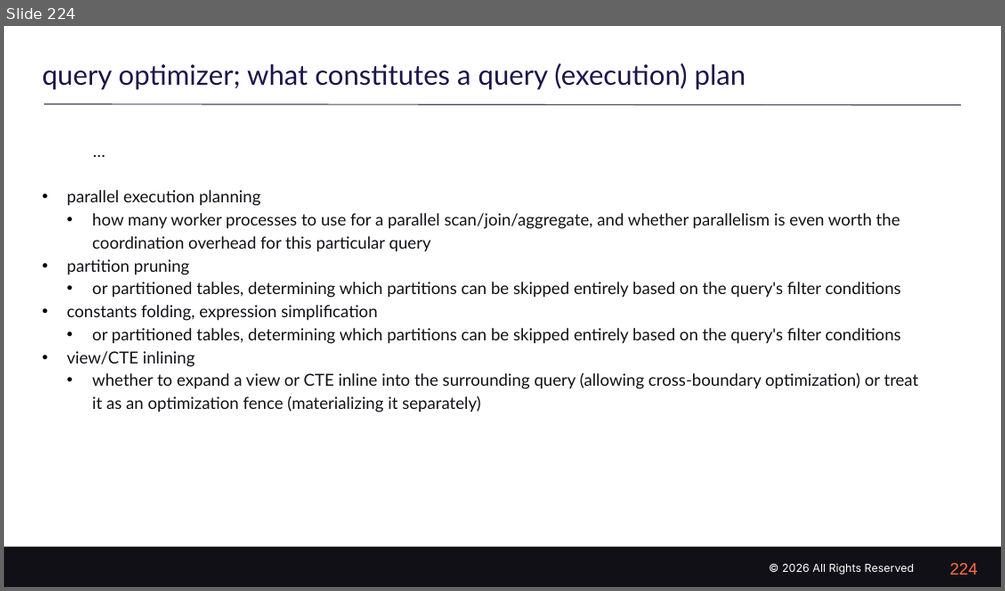
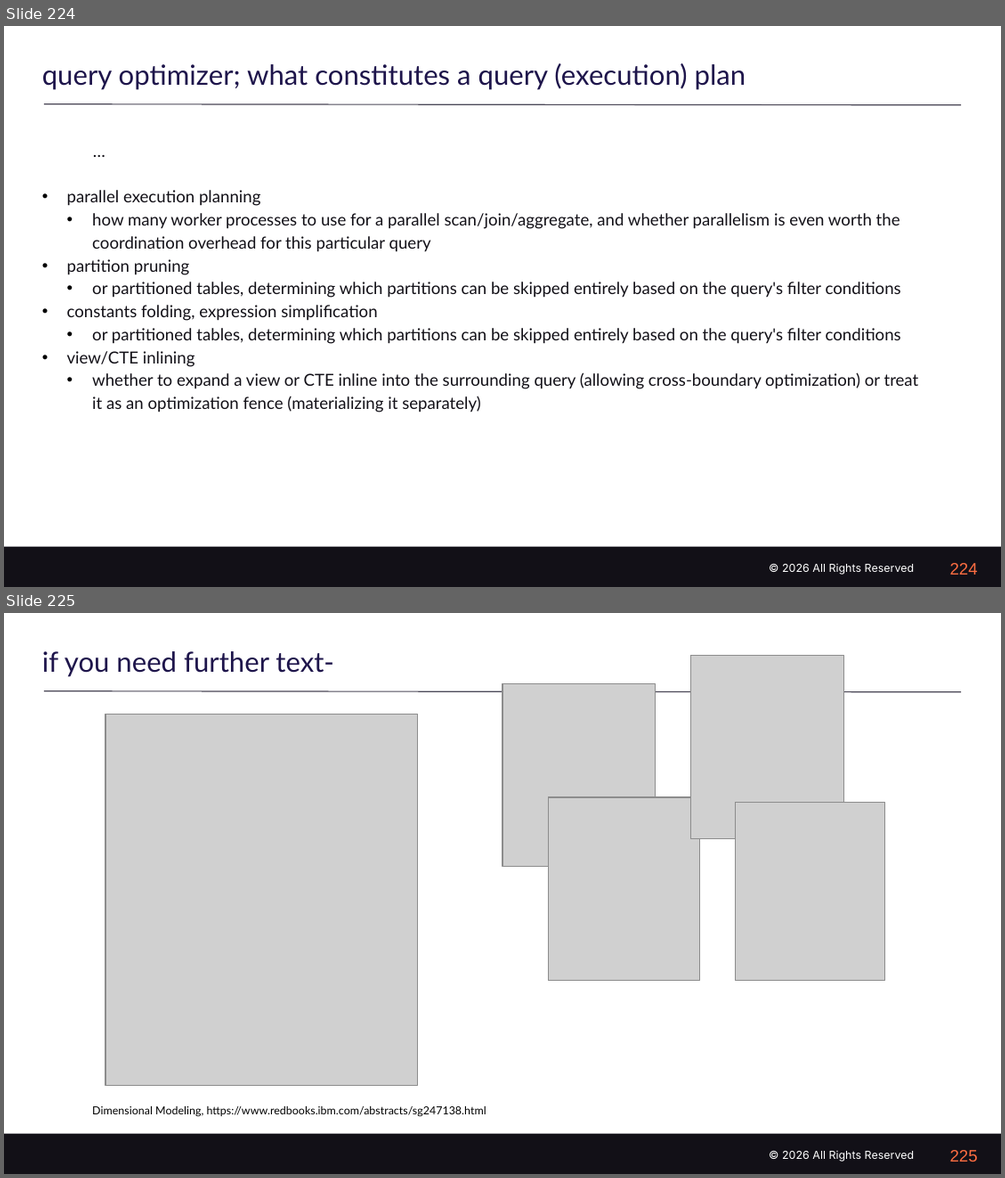
Before and after one commit to farrell0/query-optimizer, a slide deck: 48_slides/04 - My Slides for this demo v1.pptx. Shown one above the other, each under a label of ours: slide 224 before the commit, slides 224 and 225 after it. The pictures are 1005x591 and 1005x1178 pixels, drawn with LibreOffice and Linux fonts; fonts in the diff are those of the drawing; grey boxes stand for pictures; background and template pictures are left out. Boxes give left, top, right and bottom in pixels: in the first picture for what was removed or moved away, otherwise in the second. Text is boxed around its words. In the diff, an @@ line names an element or a change of style, - is before the commit and + after.

```diff
--- a/48_slides/04 - My Slides for this demo v1.pptx
+++ b/48_slides/04 - My Slides for this demo v1.pptx
@@ slide 225 added at [4,613,1001,1174], background #FFFFFF; not listed: 3 template elements that a slide beside it also shows @@
@@ title added at [42,651,334,676], 20 pt, text #1E154B @@
+if you need further text-
@@ picture added at [691,656,844,839] @@
@@ picture added at [502,684,655,868] @@
@@ picture added at [105,714,418,1086] @@
@@ picture added at [549,797,700,981] @@
@@ picture added at [736,803,885,981] @@
@@ text added at [92,1106,486,1117], 8 pt, text #000000 @@
+Dimensional Modeling, https://www.redbooks.ibm.com/abstracts/sg247138.html
@@ page number added at [950,1150,978,1161], 12 pt, text #FF6E42 @@
+225
```
Also in this commit, not shown: 2 slides changed, 5 other slides added, 1 slide removed.
